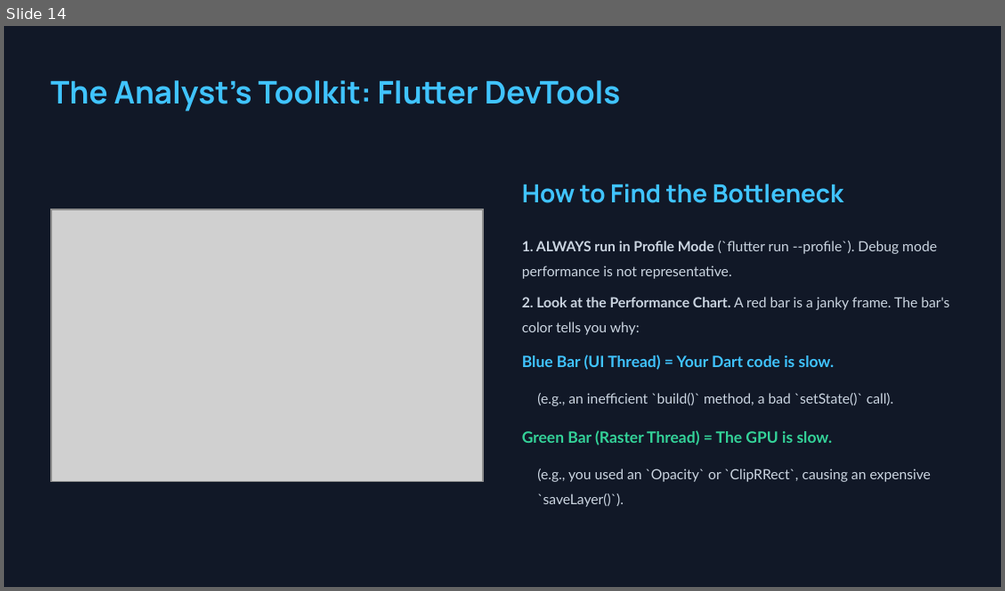
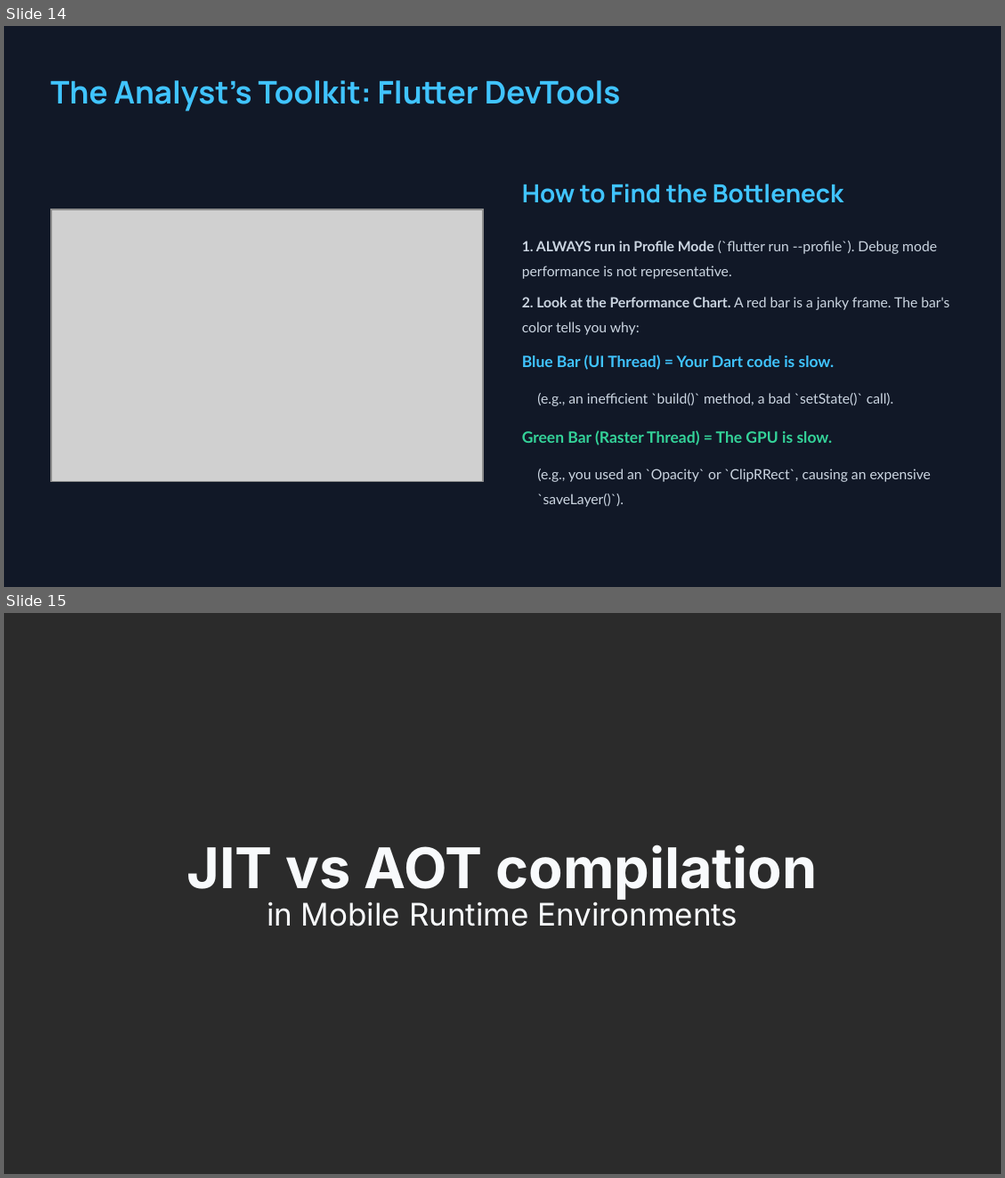
Before and after one commit to rusudinu/mobile-and-embedded-computing, a slide deck: w11/c11/Mobile-and-Embedded-Lecture11.pptx. Shown one above the other, each under a label of ours: slide 14 before the commit, slides 14 and 15 after it. The pictures are 1005x591 and 1005x1178 pixels, drawn with LibreOffice and Linux fonts; fonts in the diff are those of the drawing; grey boxes stand for pictures; background and template pictures are left out; a plain dark background stands for a picture behind light text. Boxes give left, top, right and bottom in pixels: in the first picture for what was removed or moved away, otherwise in the second. Text is boxed around its words. In the diff, an @@ line names an element or a change of style, - is before the commit and + after.

```diff
--- a/w11/c11/Mobile-and-Embedded-Lecture11.pptx
+++ b/w11/c11/Mobile-and-Embedded-Lecture11.pptx
@@ slide 15 added at [4,613,1001,1174], background picture (left out) @@
@@ text added at [186,844,817,900], 54 pt, text #F8FAFC, bold @@
+JIT vs AOT compilation
@@ text added at [267,901,738,926], 30 pt, text #F8FAFC @@
+in Mobile Runtime Environments
```
Also in this commit, not shown: 1 slide changed, 24 other slides added, 9 other files.
